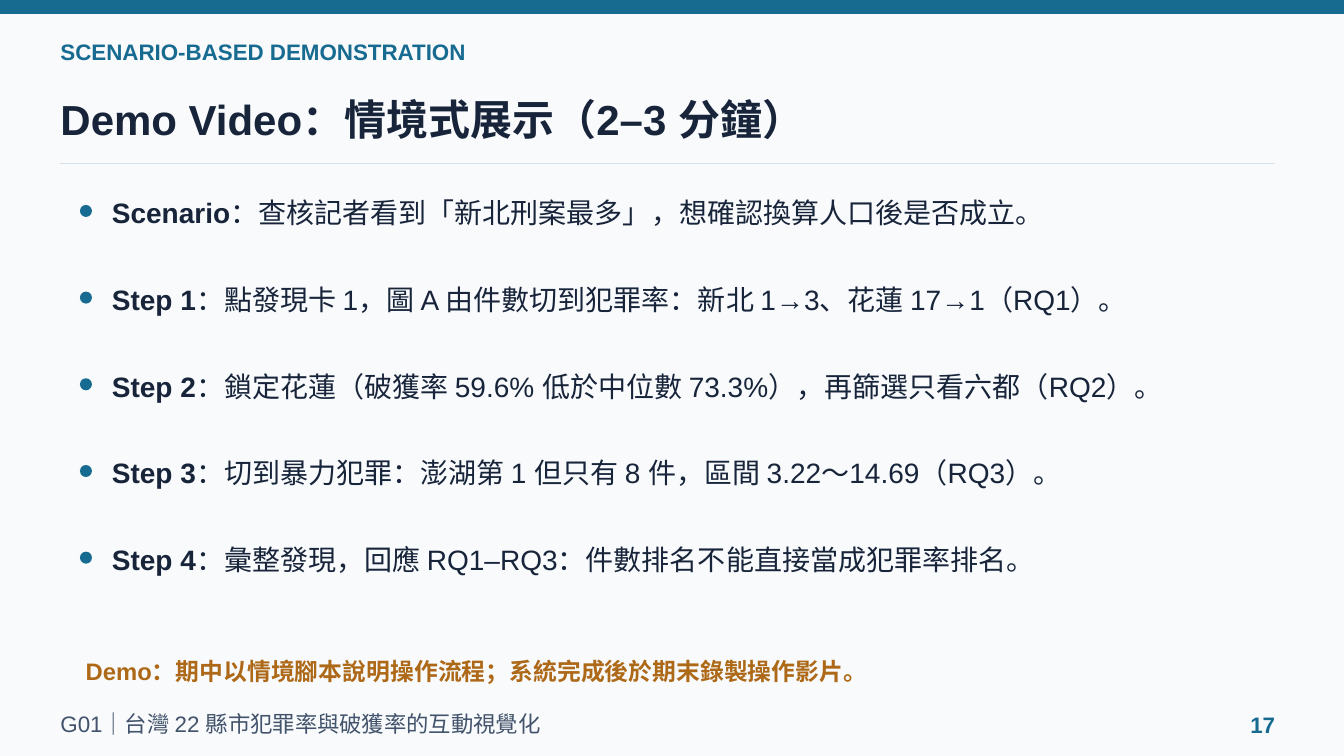
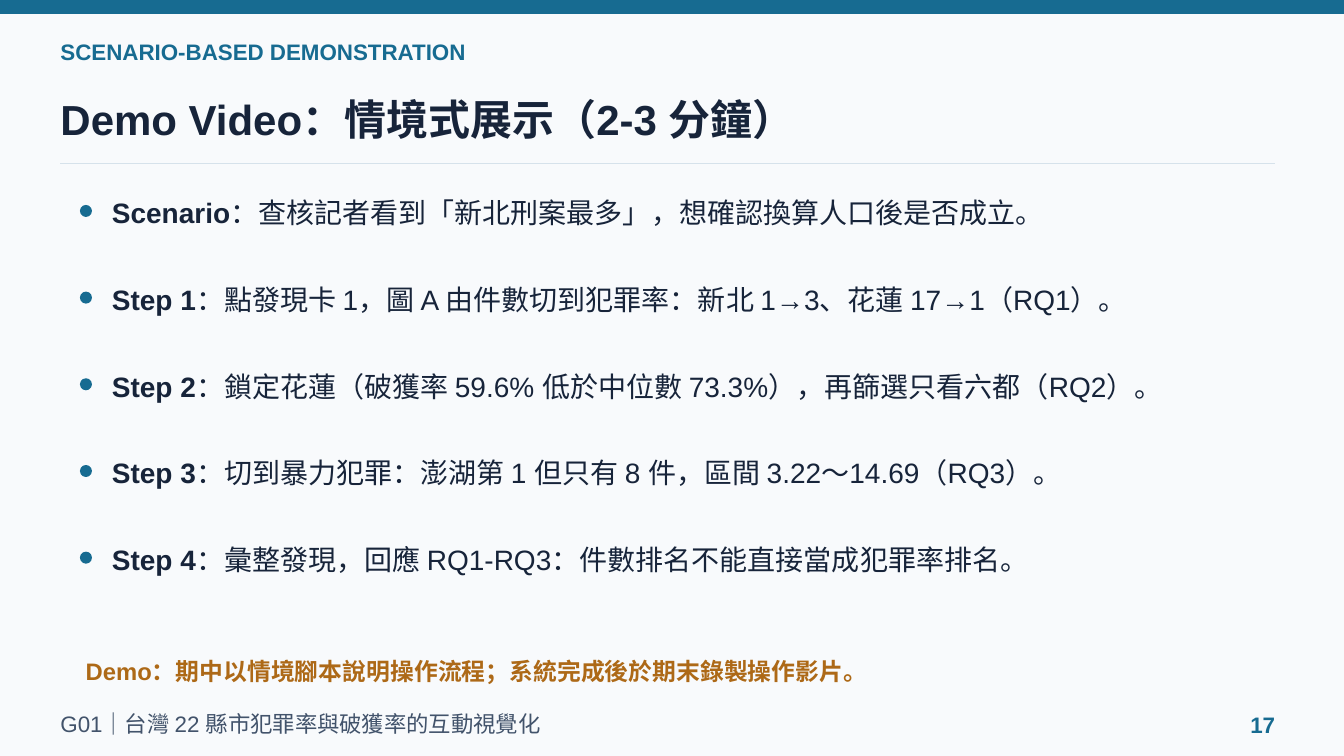
Before and after one commit to powerkaifu/taiwan-crime-rate-vis, a slide deck: slide 17 of docs/VIS_Final_Proposal_G01.pptx. Drawn at 1344x756 pixels with LibreOffice and Linux fonts; fonts in the diff are those of the drawing. Boxes give left, top, right and bottom in pixels: in the first picture for what was removed or moved away, otherwise in the second. Text is boxed around its words. In the diff, an @@ line names an element or a change of style, - is before the commit and + after.

```diff
--- a/docs/VIS_Final_Proposal_G01.pptx
+++ b/docs/VIS_Final_Proposal_G01.pptx
@@ text at (60, 99, 795, 139): text changed @@
-Demo Video：情境式展示（2–3 分鐘）
+Demo Video：情境式展示（2-3 分鐘）
@@ text at (112, 548, 1028, 575): text changed @@
-Step 4：彙整發現，回應 RQ1–RQ3：件數排名不能直接當成犯罪率排名。
+Step 4：彙整發現，回應 RQ1-RQ3：件數排名不能直接當成犯罪率排名。
```
Also in this commit, not shown: 3 other slides changed, 1 other file.
